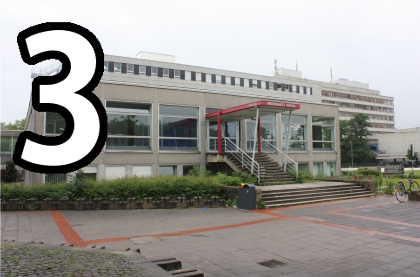
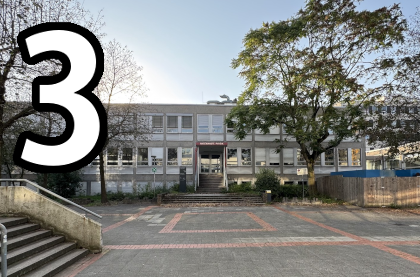
Before/after of a 420×277 layered artwork. What changed in the layer stack:
added layer "Eingefügte Ebene #1" above "iap_damals_heute.jpg-Kopie" over [0, 0, 420, 277]
